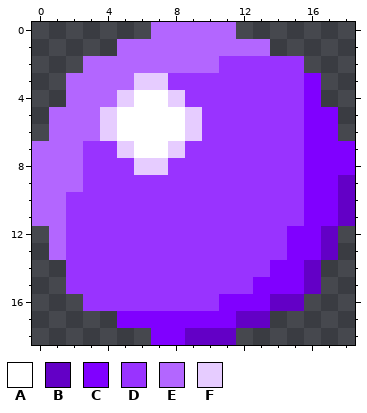
Edited in one commit: pixel-art sprite (public/img/games/thimbles/ball.png). The picture above was drawn from the file before the commit.
The file is 19x19 pixels.
Palette (. is transparent): A #ffffff  B #6300c6  C #8000ff  D #9933ff  E #b366ff  F #e6ccff
Pixels before, first column x 0:
 0 .......EEEEE.......
 1 .....EEEEEEEEE.....
 2 ...EEEEEEEEDDDDD...
 3 ..EEEEFFDDDDDDDDC..
 4 ..EEEFAAFDDDDDDDC..
 5 .EEEFAAAAFDDDDDDCC.
 6 .EEEFAAAAFDDDDDDCC.
 7 EEEDDFAAFDDDDDDDCCC
 8 EEEDDDFFDDDDDDDDCCC
 9 EEEDDDDDDDDDDDDDCCB
10 EEDDDDDDDDDDDDDDCCB
11 EEDDDDDDDDDDDDDDCCB
12 .EDDDDDDDDDDDDDCCB.
13 .EDDDDDDDDDDDDDCCB.
14 ..DDDDDDDDDDDDCCB..
15 ..DDDDDDDDDDDCCCB..
16 ...DDDDDDDDCCCBB...
17 .....CCCCCCCBB.....
18 .......CCBBB.......
After:
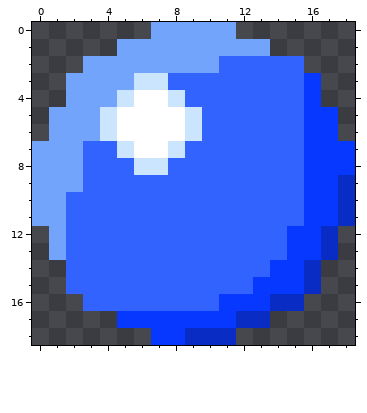
Diff:
colour B: #6300c6 -> #092cc5
colour C: #8000ff -> #0738ff
colour D: #9933ff -> #3363ff
colour E: #b366ff -> #73a4fb
colour F: #e6ccff -> #cce5ff
